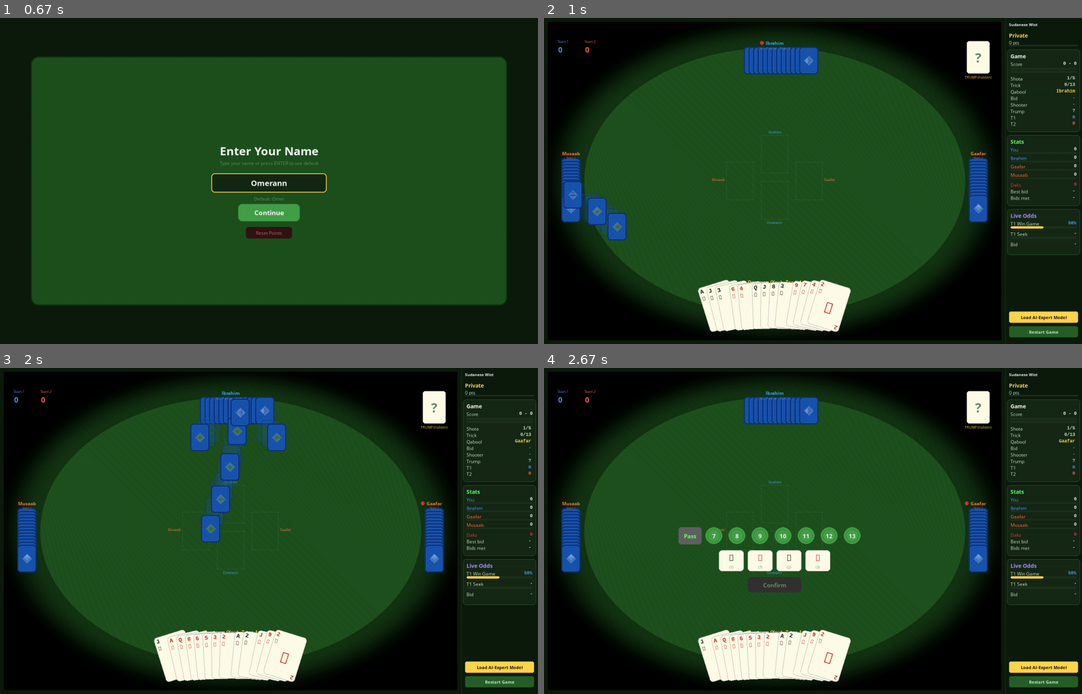
Above: before the commit, frames 1-4 (two rows, left to right).
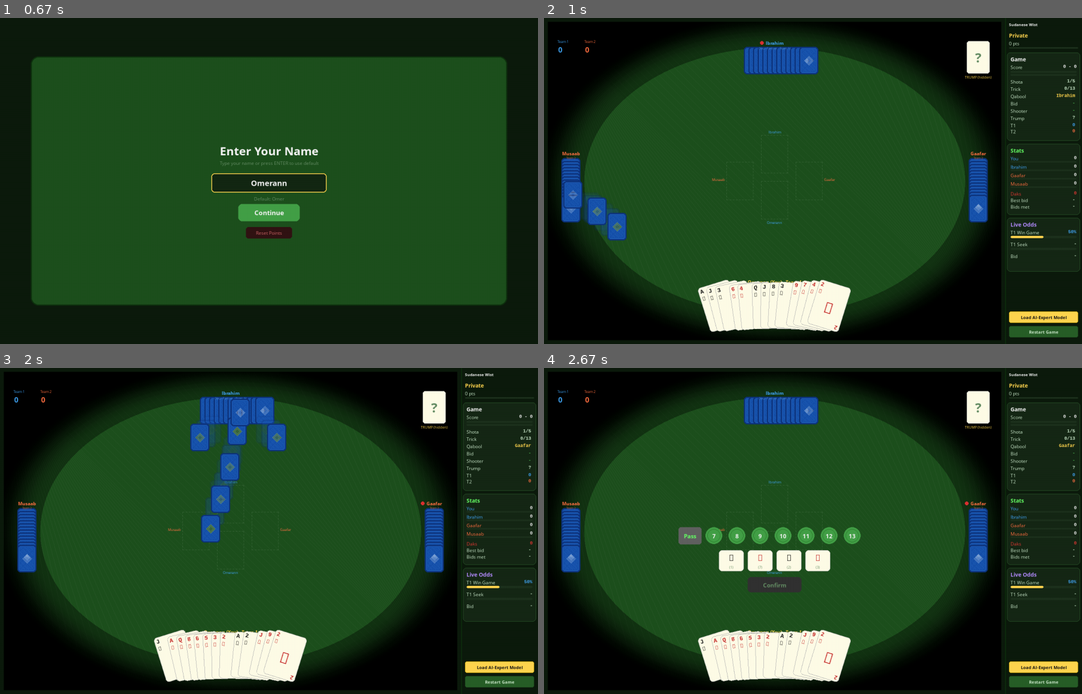
Above: after the commit, the same moments.

Repository: aamagzoub/engineering-intelligence
Game: pygame game, started from gui_pygame/main.py
The game is run twice, just before and just after one commit, with the same random seed, the same clock (stepped at 60 frames per second) and the same inputs.
Inputs (mouse positions are in pixels of both pictures, inside the frame that each line leads up to):
- Up to frame 1 (0.67 s): type "ann" at 0.33 s
- Up to frame 2 (1 s): tap Enter at 0.67 s; click "▶ Start Game" at 0.93 s
- Up to frame 3 (2 s): click "Restart Game" at 1.27 s; click "Continue" at 1.6 s; tap Enter at 1.88 s
- Up to frame 4 (2.67 s): click (786, 615) at 2.27 s; click (796, 475) at 2.6 s

Frame 1 is identical in both runs. In frame 2, 1.2% of the frame differs, in the area x 86-100%, y 6-78%; in frame 3, 1.2%; in frame 4, 1.2%.

Commit message:
Fix panel spacing (more breathing room), remove emojis (render as squares)

Diff:
--- a/gui_pygame/game_screen.py
+++ b/gui_pygame/game_screen.py
@@ -1629,12 +1629,12 @@
                 bg_color = (40, 80, 40)
                 border_color = HIGHLIGHT_GREEN
                 text_color = TEXT_GREEN
-                icon = "🎯 "
+                icon = ""
             else:
                 bg_color = (50, 40, 10)
                 border_color = TEXT_GOLD
                 text_color = TEXT_GOLD
-                icon = "💬 " if is_bid else ""
+                icon = ""
 
             display_text = f"{icon}{text}"
             surf = bid_font.render(display_text, True, text_color)
@@ -1716,10 +1716,10 @@
         # --- Rank & Points ---
         self.screen.blit(title_font.render(self._get_rank_name(), True, TEXT_GOLD),
                          (panel_x + pad, y))
-        y += 20
+        y += 22
         self.screen.blit(label_font.render(f"{self._player_points} pts", True, TEXT_LIGHT),
                          (panel_x + pad, y))
-        y += 14
+        y += 18
         # Rank progress bar.
         prog = self._get_rank_progress()
         prog_x = panel_x + pad
@@ -1727,11 +1727,11 @@
         pygame.draw.rect(self.screen, (30, 50, 30), (prog_x, y, prog_w, 4), border_radius=2)
         if prog > 0:
             pygame.draw.rect(self.screen, TEXT_GOLD, (prog_x, y, int(prog_w * prog), 4), border_radius=2)
-        y += 12
+        y += 14
 
         # ========== GAME INFO CARD (fixed height) ==========
         game_card_y = y
-        game_card_h = 215
+        game_card_h = 230
         pygame.draw.rect(self.screen, (22, 40, 22),
                          (panel_x + 5, game_card_y, panel_w - 10, game_card_h), border_radius=8)
         pygame.draw.rect(self.screen, (45, 90, 45),
@@ -1784,7 +1784,7 @@
         ]
         for lbl, val, clr in rows:
             self._draw_stat_row(panel_x, pad + 4, panel_w, y, label_font, value_font, lbl, val, clr)
-            y += 17
+            y += 19
 
         # Team tricks + momentum.
         t1_arrow = " ↑" if self._team_streak[0] >= 3 else (" →" if self._team_streak[0] >= 2 else "")
@@ -1871,7 +1871,7 @@
 
         # ========== PROBABILITIES CARD ==========
         prob_card_y = game_card_y + game_card_h + 8 + stats_card_h + 8
-        prob_card_h = 120
+        prob_card_h = 140
         pygame.draw.rect(self.screen, (22, 40, 22),
                          (panel_x + 5, prob_card_y, panel_w - 10, prob_card_h), border_radius=8)
         pygame.draw.rect(self.screen, (45, 90, 45),
@@ -1910,7 +1910,7 @@
         self.screen.blit(label_font.render(win_label, True, TEXT_LIGHT), (bar_x, py))
         pct_surf = value_font.render(f"{win_prob:.0f}%", True, win_display_color)
         self.screen.blit(pct_surf, (panel_x + panel_w - pad - 4 - pct_surf.get_width(), py))
-        py += 15
+        py += 17
         pygame.draw.rect(self.screen, (30, 50, 30), (bar_x, py, bar_w, 6), border_radius=3)
         win_fill = win_prob / 100.0
         # Color shifts: green when >60%, yellow 40-60%, orange <40%.
@@ -1921,7 +1921,7 @@
         else:
             bar_color = TEAM2_ORANGE
         pygame.draw.rect(self.screen, bar_color, (bar_x, py, int(bar_w * win_fill), 6), border_radius=3)
-        py += 12
+        py += 14
 
         # Seek probability.
         # Seek = one team wins all 13. Probability spikes as one team approaches 10+.
@@ -1940,12 +1940,12 @@
         seek_text = f"{seek_prob:.0f}%" if seek_prob > 0 else "-"
         sk_surf = value_font.render(seek_text, True, seek_color if seek_prob > 0 else TEXT_LIGHT)
         self.screen.blit(sk_surf, (panel_x + panel_w - pad - 4 - sk_surf.get_width(), py))
-        py += 15
+        py += 17
         pygame.draw.rect(self.screen, (30, 50, 30), (bar_x, py, bar_w, 6), border_radius=3)
         if seek_prob > 0:
             pygame.draw.rect(self.screen, seek_color,
                              (bar_x, py, int(bar_w * seek_prob / 100.0), 6), border_radius=3)
-        py += 12
+        py += 14
 
         # Bid success chance.
         # Will the shooter's team make their bid?
